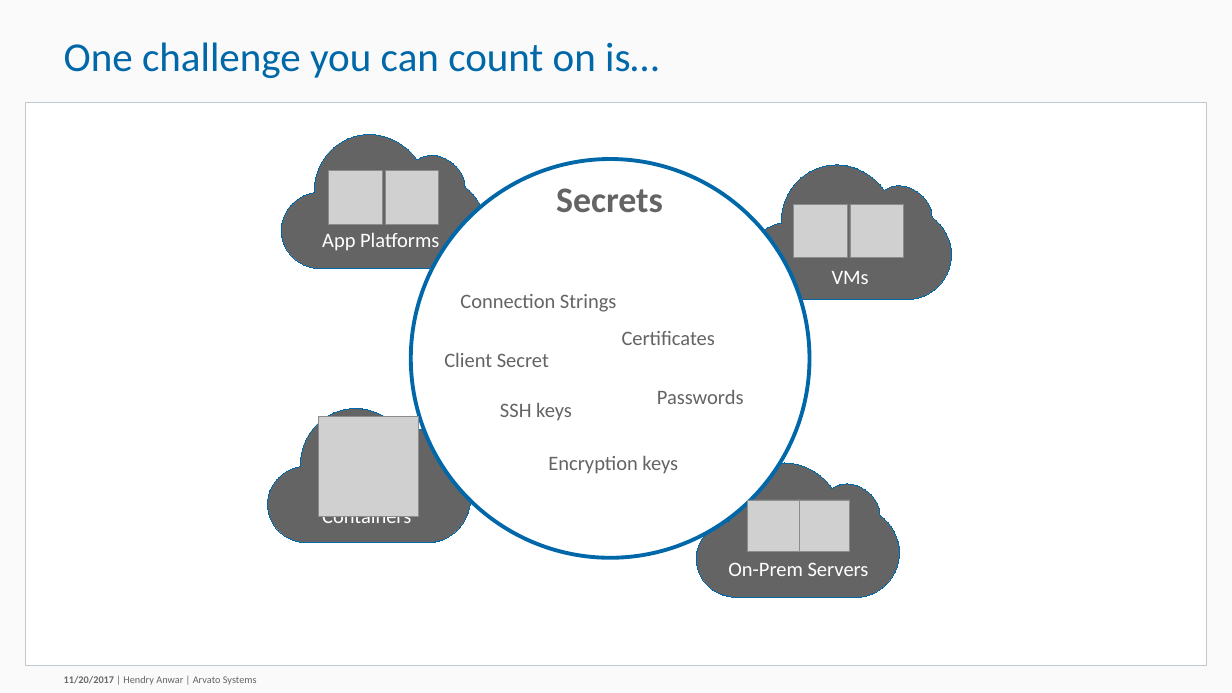
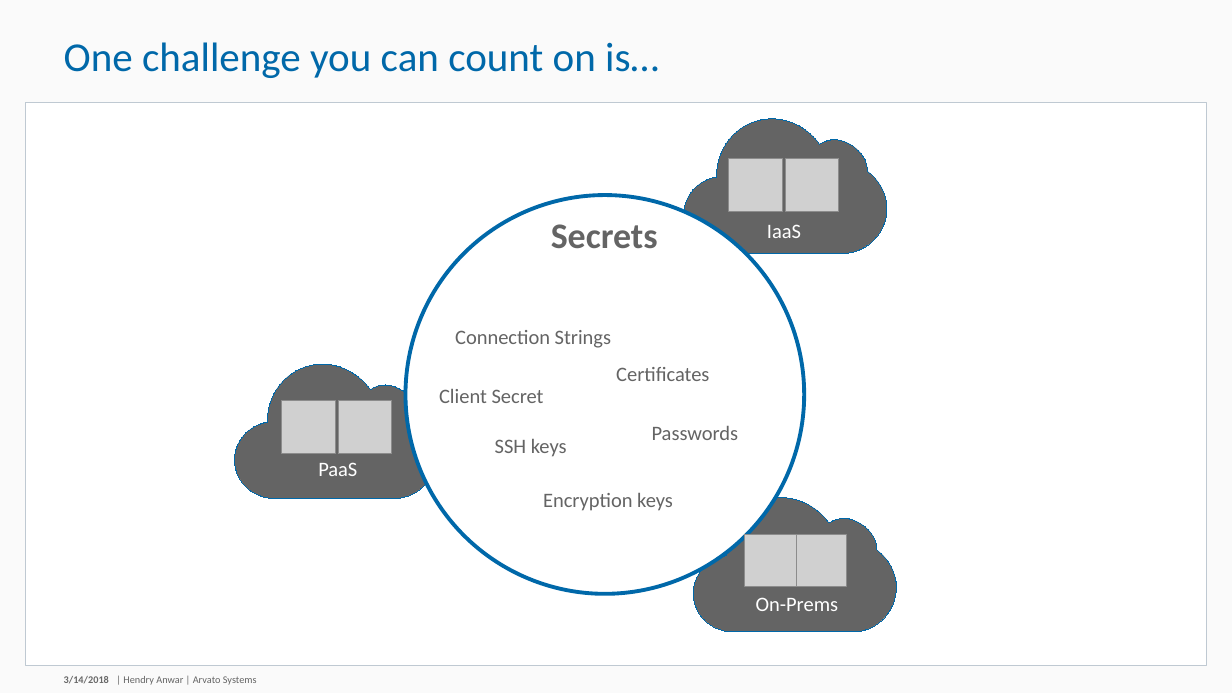
Before and after one commit to hendryanw/devcon-secure-access-keyvault-secrets, a slide deck: slide 3 of Securely Access Secrets within Azure Key Vault.pptx. Drawn at 1232x693 pixels with LibreOffice and Linux fonts; fonts in the diff are those of the drawing; grey boxes stand for pictures; background and template pictures are left out. Boxes give left, top, right and bottom in pixels: in the first picture for what was removed or moved away, otherwise in the second. Text is boxed around its words. In the diff, an @@ line names an element or a change of style, - is before the commit and + after.

```diff
--- a/Securely Access Secrets within Azure Key Vault.pptx
+++ b/Securely Access Secrets within Azure Key Vault.pptx
@@ 2 pictures, 1 freeform shape: place and size @@
-2 pictures, 1 freeform shape at <box>748,165,951,299</box>
+2 pictures, 1 freeform shape at <box>683,119,887,253</box>
@@ text removed at <box>322,233,439,251</box> @@
-App Platforms
@@ text at <box>767,224,801,238</box>: text changed @@
-VMs
+IaaS
@@ 2 pictures, 1 freeform shape: place and size @@
-2 pictures, 1 freeform shape at <box>282,135,485,269</box>
+2 pictures, 1 freeform shape at <box>235,364,438,498</box>
@@ freeform shape removed at <box>268,408,471,542</box> @@
@@ picture removed at <box>319,416,418,515</box> @@
@@ text added at <box>318,462,357,476</box>, 16 pt, text #FFFFFF @@
+PaaS
@@ 7 texts, 2 pictures, 1 ellipse, 1 freeform shape: place and size @@
-7 texts, 2 pictures, 1 ellipse, 1 freeform shape at <box>411,159,900,597</box>
+7 texts, 2 pictures, 1 ellipse, 1 freeform shape at <box>405,195,896,632</box>
@@ text removed at <box>322,516,411,529</box> @@
-Containers
@@ text at <box>756,597,839,611</box>: text changed @@
-On-Prem Servers
+On-Prems
@@ text at <box>64,676,109,684</box>: text changed @@
-11/20/2017
+3/14/2018
```
Also in this commit, not shown: 8 other slides changed, 3 slides added, 5 slides removed, 2 other files.
